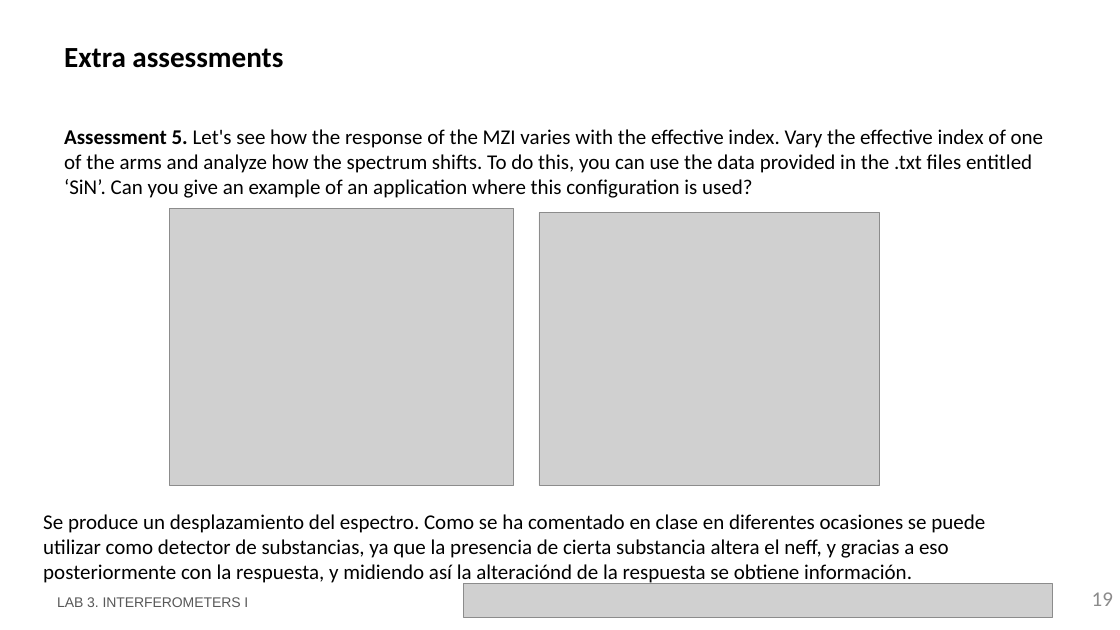
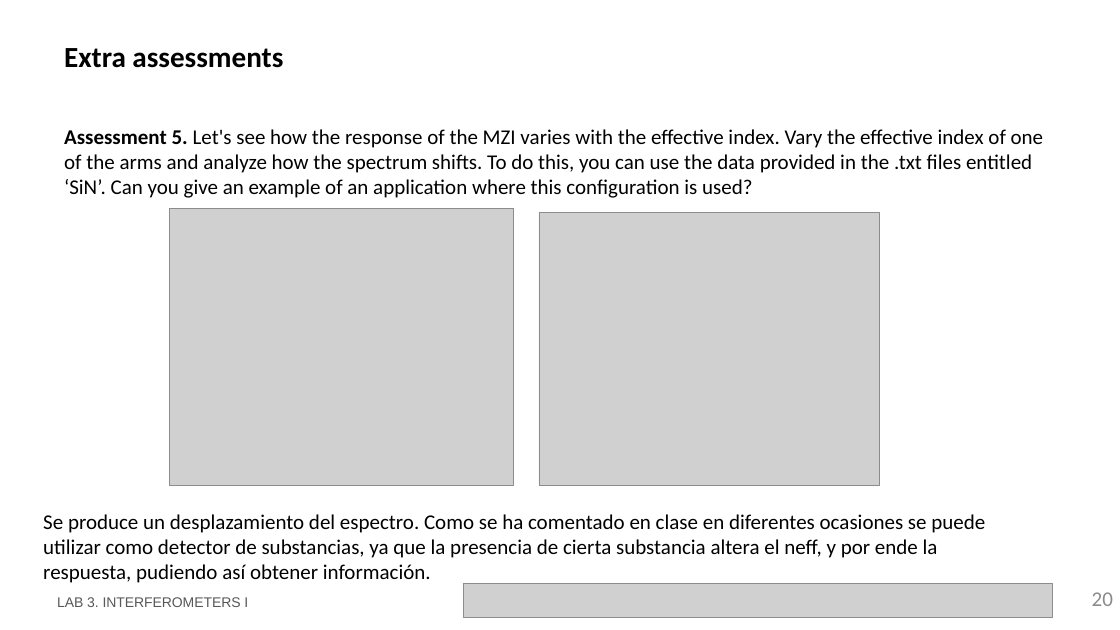
Before and after one commit to RobertoFernandezSevilla/pic-upv-lab3, a slide deck: slide 20 of LabBook_3.pptx (slide 19 before the commit). Drawn at 1120x630 pixels with LibreOffice and Linux fonts; fonts in the diff are those of the drawing; grey boxes stand for pictures; background and template pictures are left out. Boxes give left, top, right and bottom in pixels: in the first picture for what was removed or moved away, otherwise in the second. Text is boxed around its words. In the diff, an @@ line names an element or a change of style, - is before the commit and + after.

```diff
--- a/LabBook_3.pptx
+++ b/LabBook_3.pptx
@@ text at (43, 514, 985, 583): text changed @@
-Se produce un desplazamiento del espectro. Como se ha comentado en clase en diferentes ocasiones se puede utilizar como detector de substancias, ya que la presencia de cierta substancia altera el neff, y gracias a eso posteriormente con la respuesta, y midiendo así la alteraciónd de la respuesta se obtiene información.
+Se produce un desplazamiento del espectro. Como se ha comentado en clase en diferentes ocasiones se puede utilizar como detector de substancias, ya que la presencia de cierta substancia altera el neff, y por ende la respuesta, pudiendo así obtener información.
@@ page number at (1092, 592, 1113, 606): text changed @@
-19
+20
```
Also in this commit, not shown: 3 other slides changed, 1 slide added, 1 other file.
